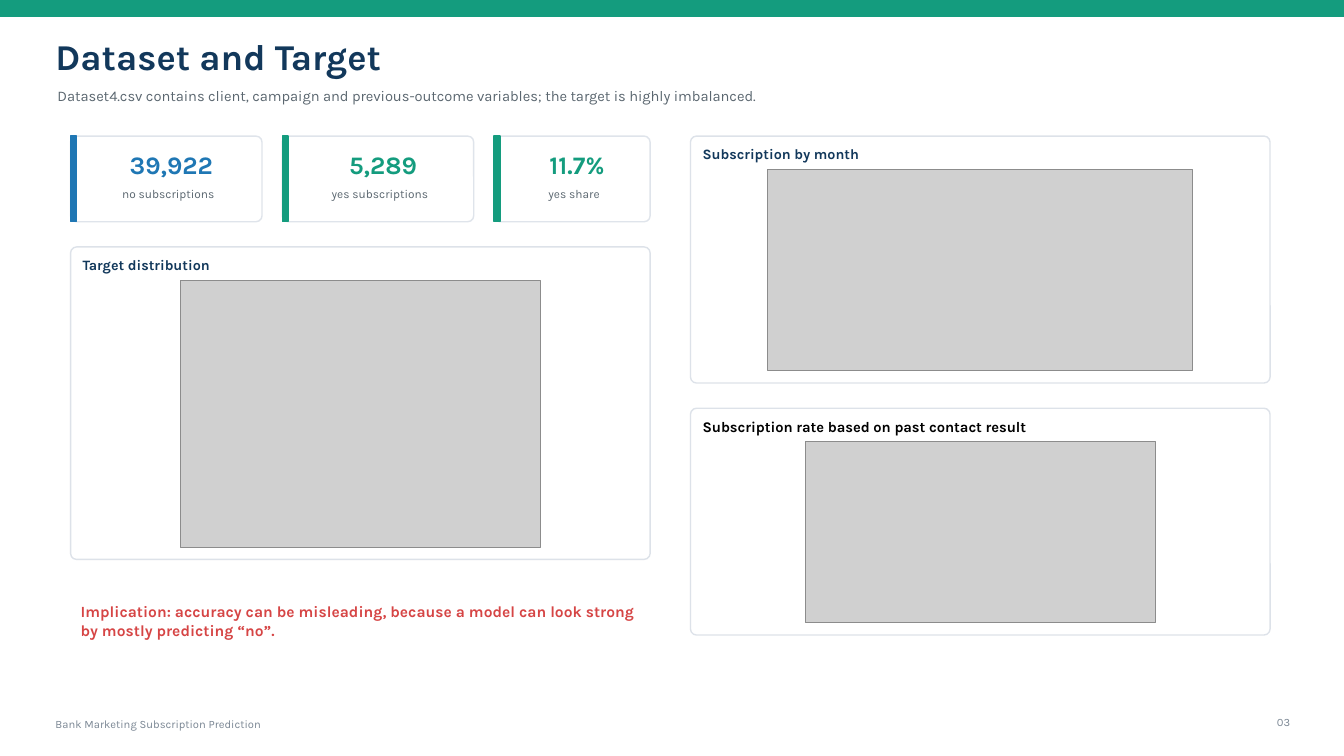
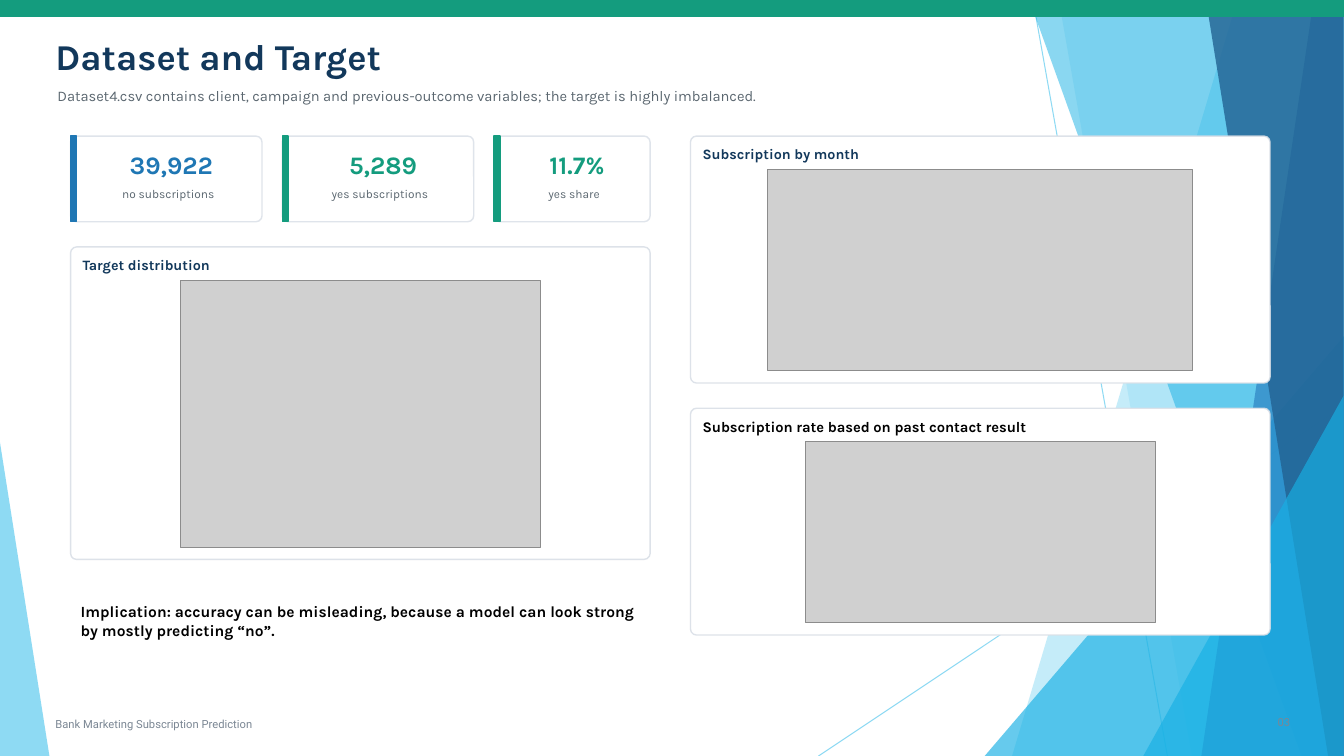
Before and after one commit to MarianoAkaMery/fintech-bank-marketing-ml, a slide deck: slide 3 of Bank_Marketing_Subscription_Prediction.pptx. Drawn at 1344x756 pixels with LibreOffice and Linux fonts; fonts in the diff are those of the drawing; grey boxes stand for pictures. Boxes give left, top, right and bottom in pixels: in the first picture for what was removed or moved away, otherwise in the second. Text is boxed around its words. In the diff, an @@ line names an element or a change of style, - is before the commit and + after.

```diff
--- a/Bank_Marketing_Subscription_Prediction.pptx
+++ b/Bank_Marketing_Subscription_Prediction.pptx
@@ group added at [0,0,1344,756]: 5 freeform shapes, 3 triangles, 2 lines @@
@@ text "Implication: accuracy can be misleading, ..." at [81,606,634,640]: text colour #D64545 to #000000 @@
@@ text "Bank Marketing Subscription Prediction" at [55,720,253,730]: font Karla to Roboto @@
@@ text removed at [1277,719,1290,726] @@
-03
```
Also in this commit, not shown: 9 other slides changed.
